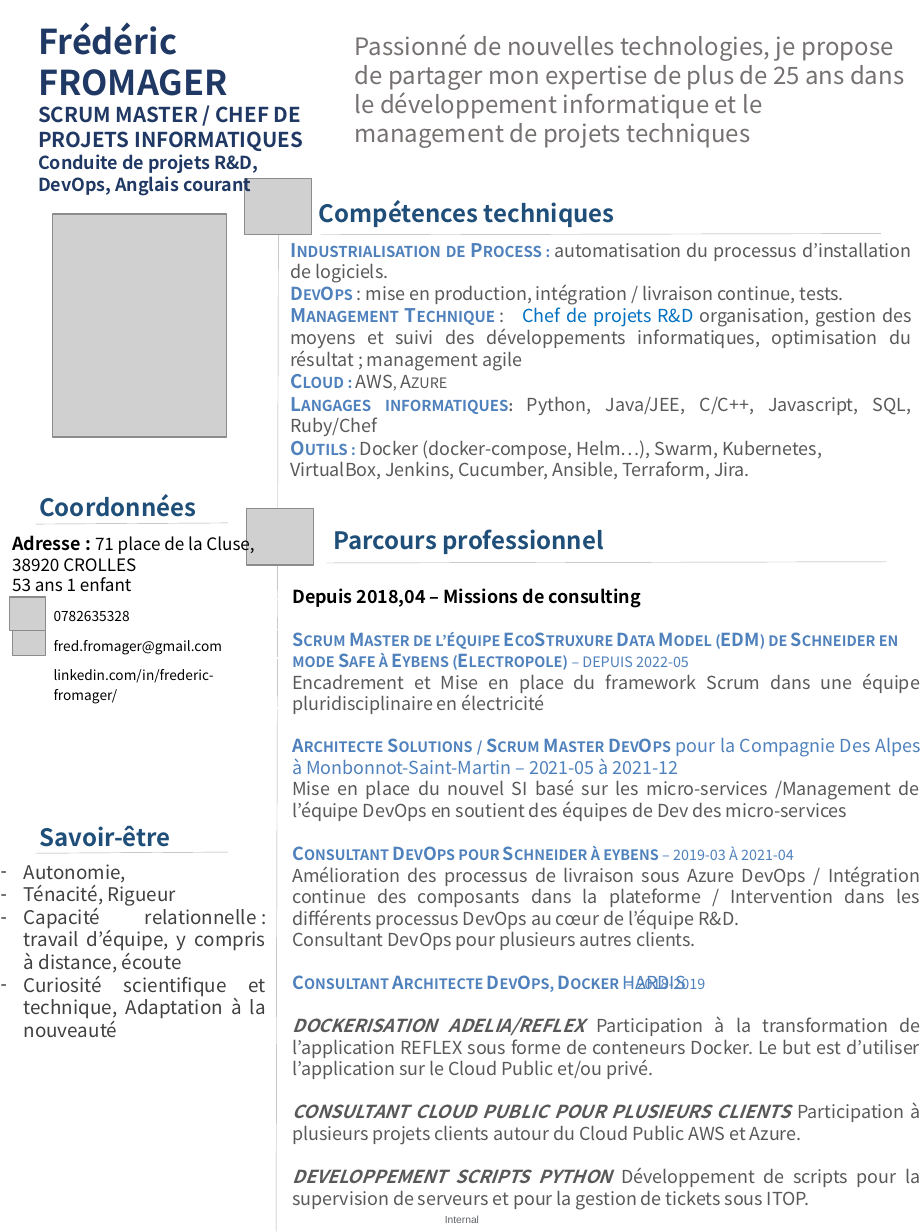
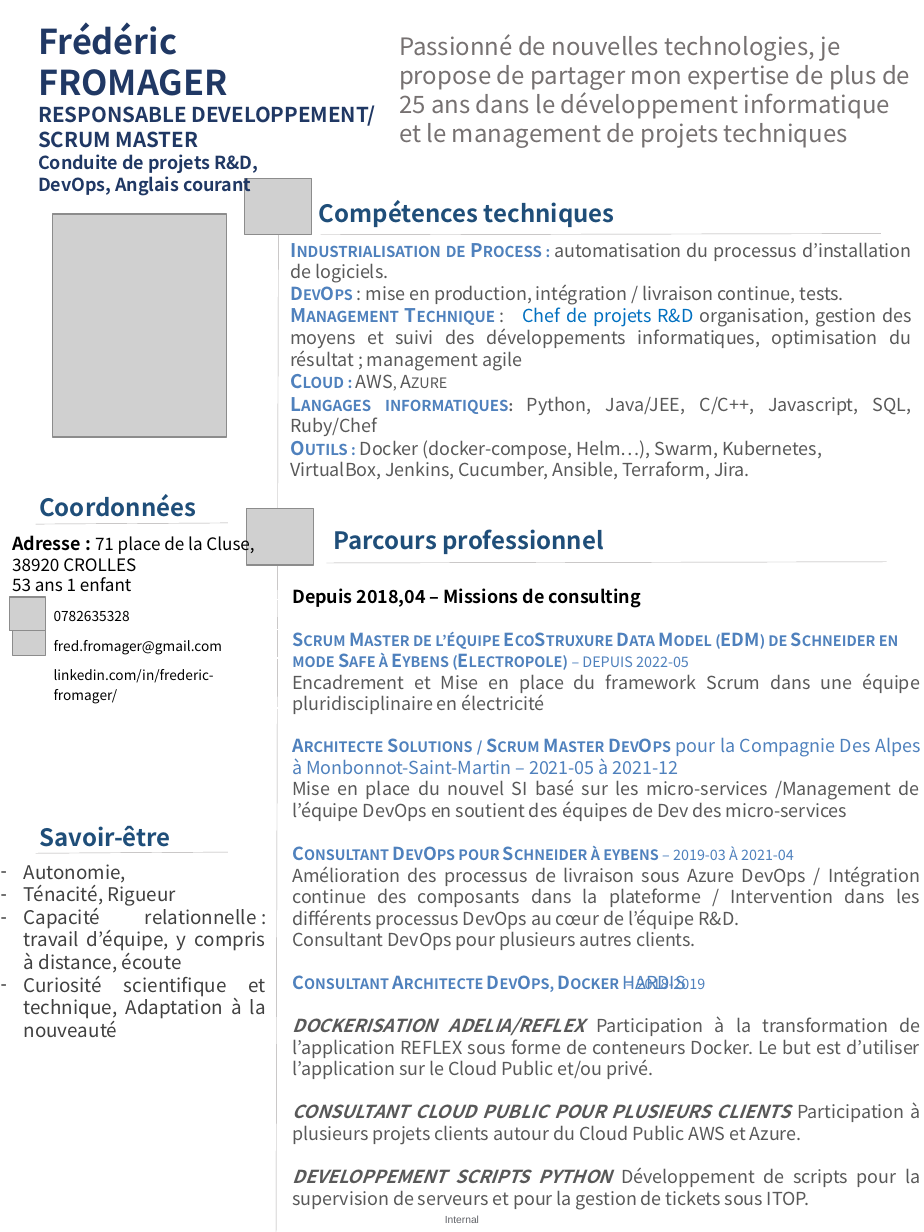
Before and after one commit to Solifred38/cv, a slide deck: slide 1 of CV_FFROMAGER.pptx. Drawn at 924x1232 pixels with LibreOffice and Linux fonts; fonts in the diff are those of the drawing; grey boxes stand for pictures; background and template pictures are left out. Boxes give left, top, right and bottom in pixels: in the first picture for what was removed or moved away, otherwise in the second. Text is boxed around its words. In the diff, an @@ line names an element or a change of style, - is before the commit and + after.

Commit message:
modification titre CV : Responsable Développement

```diff
--- a/CV_FFROMAGER.pptx
+++ b/CV_FFROMAGER.pptx
@@ text "Passionné de nouvelles technologies, je ..." rewrapped from <box>355,34,904,148</box> to <box>399,34,910,148</box> @@
@@ text at <box>38,105,375,148</box>: text changed @@
-SCRUM MASTER / CHEF DE PROJETS INFORMATIQUES
+RESPONSABLE DEVELOPPEMENT/ SCRUM MASTER
```
